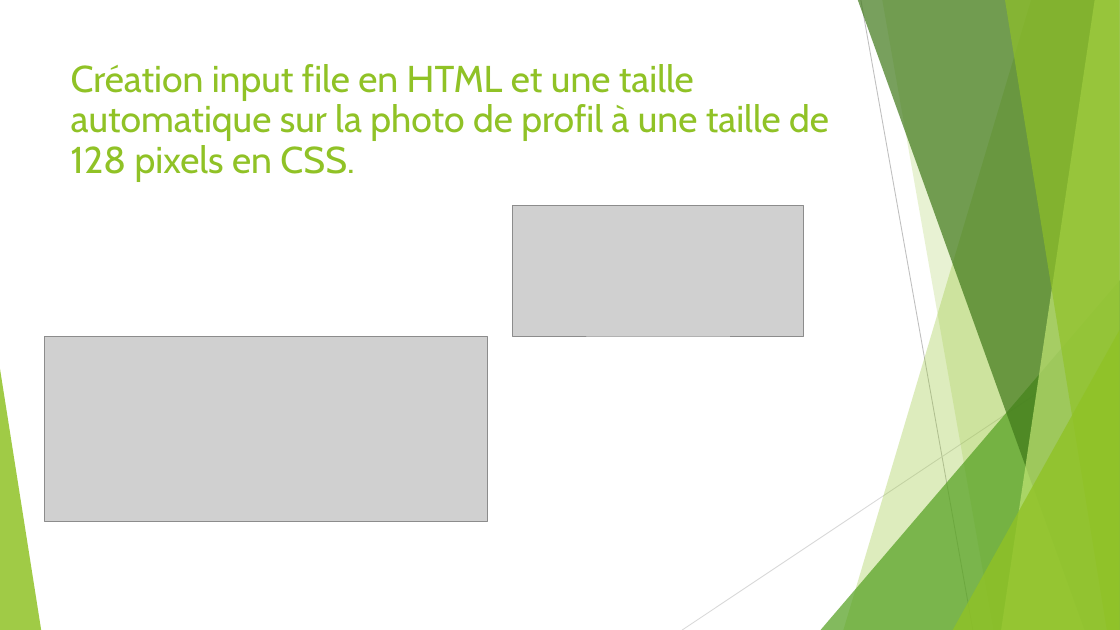
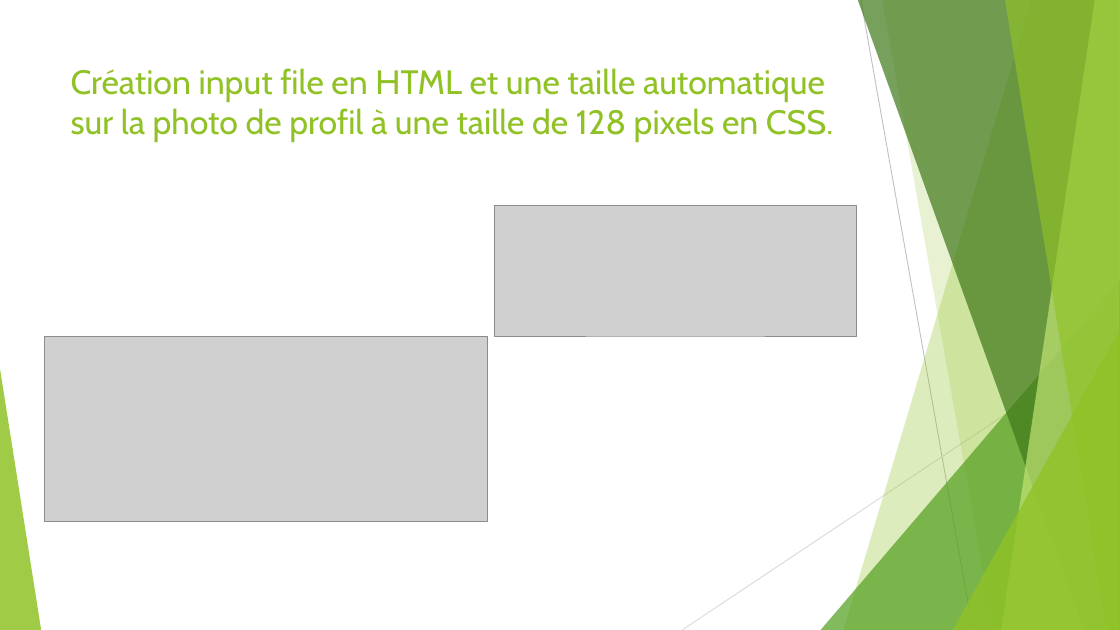
Before and after one commit to Kevin200122/DWWM, a slide deck: slide 24 of DossierProjetStage/DossierProjetBonus.odp (slide 23 before the commit). Drawn at 1120x630 pixels with LibreOffice and Linux fonts; fonts in the diff are those of the drawing; grey boxes stand for pictures. Boxes give left, top, right and bottom in pixels: in the first picture for what was removed or moved away, otherwise in the second. Text is boxed around its words. In the diff, an @@ line names an element or a change of style, - is before the commit and + after.

```diff
--- a/DossierProjetStage/DossierProjetBonus.odp
+++ b/DossierProjetStage/DossierProjetBonus.odp
@@ title "Création input file en HTML ..." at [71,68,833,142]: size 32 to 29 pt; line spacing 0.9 to 1 @@
@@ picture: place and size @@
-picture at [513,206,804,336]
+picture at [494,206,856,336]
```
Also in this commit, not shown: 7 other slides changed, 2 slides added, 2 other files.
